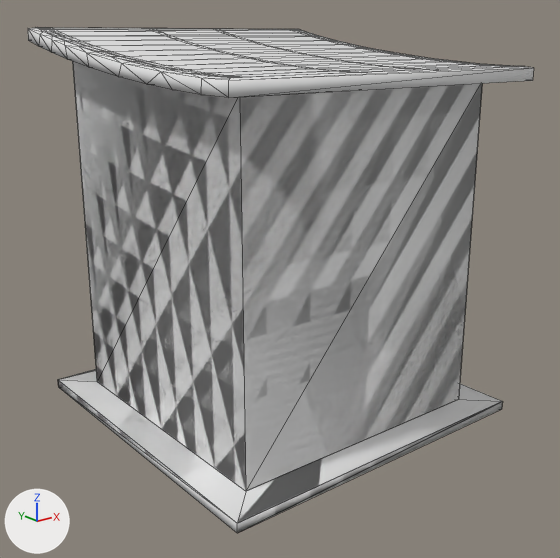
Before and after pictures for a commit that changed the OBJ model TacviewAssets/Meshes/Platform_slope.obj.
One viewpoint serves both versions: a 50 mm camera at (-69.2, -88.2, 13.7) aimed at (-0.7, -2.5, -20.6). Arrows for +X, +Y and +Z are at lower left; the lights stay in place. Mesh edges are drawn as thin lines. Where no turn or scale is listed for an object, it has been applied to the vertices. Vertices at the same position are counted once.

Names of what the first picture shows: 'Platform_slope'.
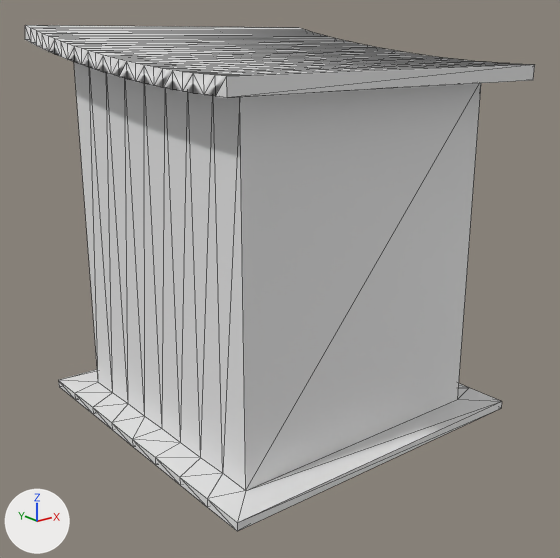
Changed parts and their boxes [x1, y1, x2, y2] in the pictures (560 x 558 px):
```json
{"object": "Platform_slope", "change": "reshaped", "before": [28, 28, 534, 533], "after": [25, 25, 535, 531]}
{"part": 1, "of": "me_platform_slope", "change": "rebuilt", "before": [28, 28, 534, 98], "after": [25, 25, 535, 98]}
{"part": 2, "of": "me_platform_slope", "change": "rebuilt", "before": [73, 62, 482, 491], "after": [59, 62, 502, 531], "on screen": "8% wider, 9% taller"}
{"part": 3, "of": "me_platform_slope", "change": "deleted", "before": [37, 28, 523, 533]}
{"part": 4, "of": "me_platform_slope", "change": "deleted", "before": [47, 28, 243, 77]}
{"part": 5, "of": "me_platform_slope", "change": "deleted", "before": [289, 29, 516, 67]}
```

The change, as JSON lines over the scene's bpy script:
```json
{"block": "me_platform_slope", "where": "# used by ob_platform_slope; location = (0.0, 0.0, 0.0)"}
{"op": "remove", "block": "me_platform_slope", "code": "me_platform_slope.from_pydata(...)  # 202 vertices, 268 faces; spans x -25.0..25.0, y -25.0..25.0, z -41.1..14.8"}
{"op": "add", "block": "me_platform_slope", "code": "me_platform_slope.from_pydata(...)  # 194 vertices, 428 faces; spans x -25.2..25.2, y -25.0..24.9, z -40.9..15.1"}
{"block": "me_platform_slope", "change": "me_platform_slope part 1: the loose piece of 65 vertices spanning x -25.0..25.0, y -25.0..24.3, z 7.9..14.8 is rebuilt with 104 vertices and now spans x -25.2..25.2, y -25.0..24.9, z 8.0..15.1"}
{"block": "me_platform_slope", "change": "me_platform_slope part 2: the loose piece of 14 vertices spanning x -20.3..20.3, y -20.3..20.3, z -39.8..12.6 is rebuilt with 90 vertices and now spans x -24.9..25.0, y -24.9..24.9, z -40.9..12.2"}
{"block": "me_platform_slope", "change": "me_platform_slope part 3: 6 loose pieces with 87 vertices, spanning x -25.0..25.0, y -25.0..25.0, z -41.1..14.8, are deleted"}
{"block": "me_platform_slope", "change": "me_platform_slope part 4"}
{"block": "me_platform_slope", "change": "18 vertices are removed from x -22.7..-21.7, y -24.2..23.2, z 9.8..14.8"}
{"block": "me_platform_slope", "change": "16 faces are deleted"}
{"block": "me_platform_slope", "change": "me_platform_slope part 5"}
{"block": "me_platform_slope", "change": "18 vertices are removed from x 21.7..22.7, y -24.2..23.2, z 9.8..14.8"}
{"block": "me_platform_slope", "change": "16 faces are deleted"}
```
